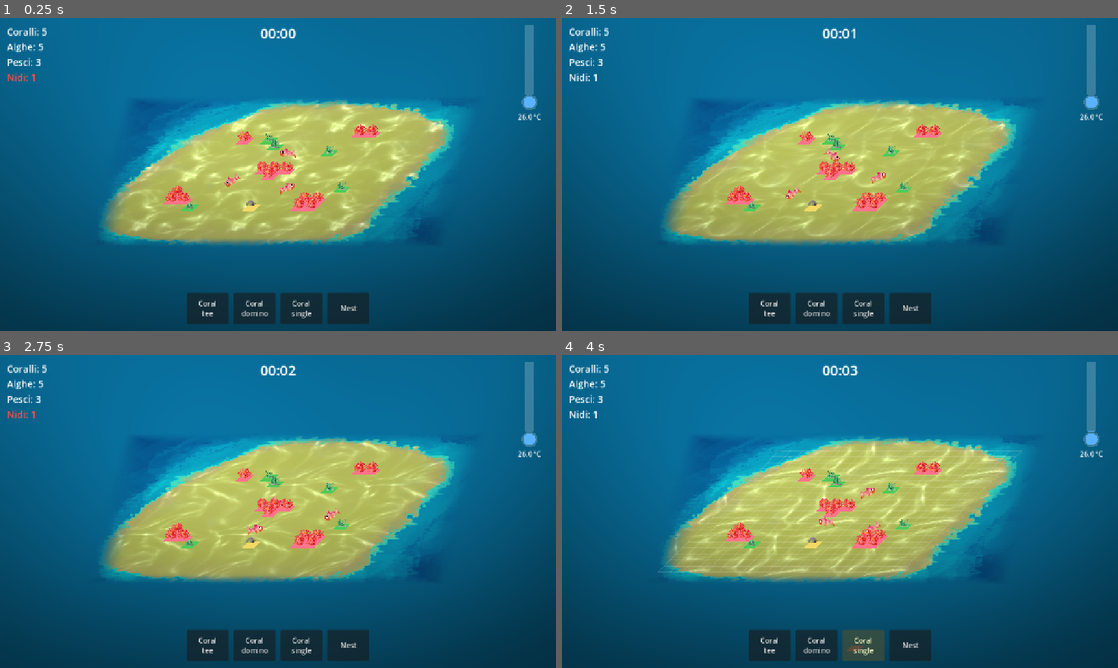
Above: before the commit, frames 1-4 (two rows, left to right).
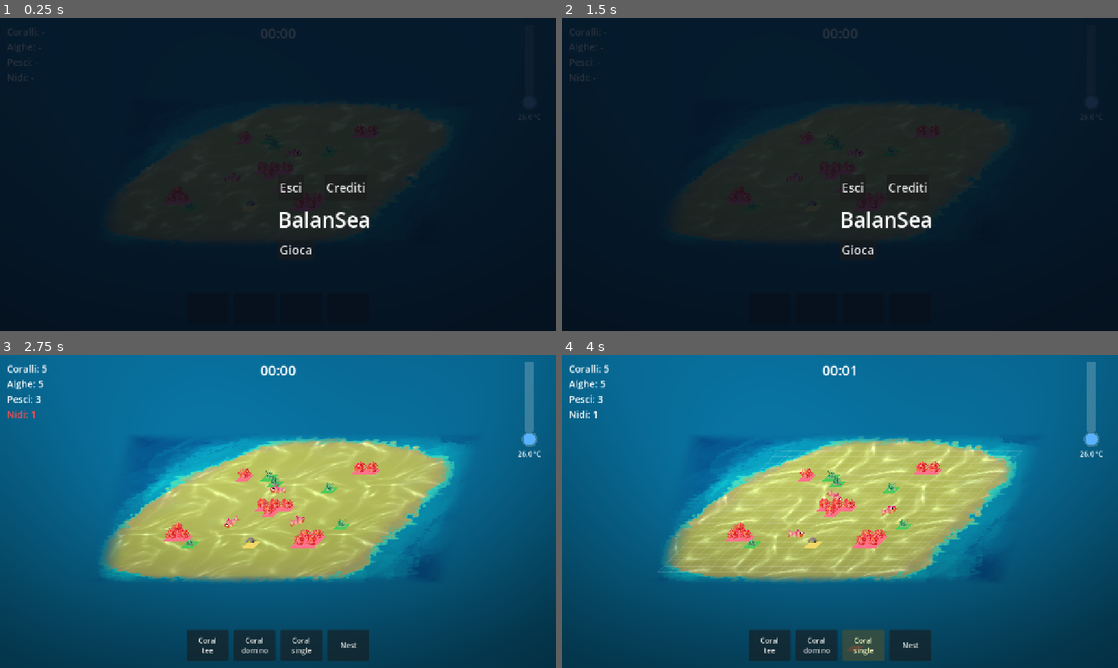
Above: after the commit, the same moments.

Repository: TakFog/rgj2026
Game: Godot game, scene res://main/main.tscn
The game is run twice, just before and just after one commit, with the same random seed, the same clock (stepped at 60 frames per second) and the same inputs.
Inputs (mouse positions are in pixels of both pictures, inside the frame that each line leads up to):
- Up to frame 1 (0.25 s): no input
- Up to frame 2 (1.5 s): click (906, 187) at 0.5 s, where only the run after the commit has a clickable "Crediti"; click (840, 224) at 1.25 s, where only the run after the commit has a clickable "Indietro"
- Up to frame 3 (2.75 s): click (294, 586) at 2 s, where only the run after the commit has a clickable "Gioca"
- Up to frame 4 (4 s): click "Coral single" at 2.75 s; click "Coral single" at 3.5 s

The runs differ from the first frame. In frame 1, 99% of the frame differs, in the area x 0-100%, y 0-100%; in frame 2, 99%; in frame 3, 0.3%; in frame 4, 0.3%.

Commit message:
Add main menu overlay to the main scene
Title screen shown at game start: title top centre, Play under it,
Credits on the right and Exit on the left. The Exit button is hidden
in web builds (OS.has_feature("web")). Play pauses/resumes the run
through the menu overlay built in code under Game.ui, following the
GameOverScreen pattern.

Diff:
--- a/main/dev_b_systems.gd
+++ b/main/dev_b_systems.gd
@@ -6,6 +6,7 @@
 const PredatorSpawner := preload("res://systems/b_predator_spawner.gd")
 const TurtleSpawner := preload("res://systems/b_turtle_spawner.gd")
 const AudioSystem := preload("res://systems/b_audio.gd")
+const MainMenuScreen := preload("res://ui/b_main_menu.gd")
 
 
 func _ready() -> void:
@@ -51,6 +52,12 @@
 	Game.ui.add_child(game_over)
 	monitor.game_over.connect(game_over.show_result)
 
+	# Title screen: shown at game start, pauses the run until Play is pressed.
+	# MainMenuScreen opens itself from its own _ready once it is in the tree.
+	var main_menu := MainMenuScreen.new()
+	main_menu.name = "MainMenu"
+	Game.ui.add_child(main_menu)
+
 	var pause := PauseController.new()
 	pause.name = "PauseController"
 	pause.monitor = monitor
--- /dev/null
+++ b/ui/b_main_menu.gd
@@ -0,0 +1,150 @@
+class_name MainMenuScreen
+extends ColorRect
+## Main menu overlay shown at game start (GDD §9, roadmap: title screen).
+## Title top centre ("BalanSea"), Play under it, Credits bottom right,
+## Exit bottom left (Exit hidden in web builds). Works while the tree is
+## paused; clicking Play unpauses the game and hides the menu.
+
+signal play_pressed
+signal exit_pressed
+
+var _menu_panel: Control
+var _credits_panel: Control
+
+
+func _ready() -> void:
+	process_mode = Node.PROCESS_MODE_ALWAYS
+	color = Color(0.02, 0.05, 0.1, 0.85)
+	mouse_filter = Control.MOUSE_FILTER_STOP
+	set_anchors_and_offsets_preset(Control.PRESET_FULL_RECT)
+	visible = true
+
+	var center := CenterContainer.new()
+	center.set_anchors_and_offsets_preset(Control.PRESET_FULL_RECT)
+	add_child(center)
+
+	_menu_panel = _build_menu_panel()
+	center.add_child(_menu_panel)
+	_credits_panel = _build_credits_panel()
+	_credits_panel.visible = false
+	center.add_child(_credits_panel)
+
+	# Auto-open when the menu enters the tree (game start). Calling open()
+	# from DevBSystems would race: Game.ui is not in the tree yet when
+	# DevBSystems._ready runs, so _ready here hasn't fired yet.
+	open()
+
+
+func _build_menu_panel() -> Control:
+	var panel := Control.new()
+	panel.name = "MenuPanel"
+	panel.set_anchors_and_offsets_preset(Control.PRESET_FULL_RECT)
+
+	# Title top centre.
+	var title := Label.new()
+	title.text = "BalanSea"
+	title.horizontal_alignment = HORIZONTAL_ALIGNMENT_CENTER
+	title.add_theme_font_size_override("font_size", 48)
+	title.set_anchors_and_offsets_preset(Control.PRESET_TOP_WIDE)
+	title.offset_top = 70
+	panel.add_child(title)
+
+	# Play button under the title, centred.
+	var play := CenterContainer.new()
+	play.name = "PlayColumn"
+	play.set_anchors_and_offsets_preset(Control.PRESET_TOP_WIDE)
+	play.offset_top = 150
+	var play_btn := _button("Gioca")
+	play_btn.pressed.connect(_on_play_pressed)
+	play.add_child(play_btn)
+	panel.add_child(play)
+
+	# Bottom bar: Exit bottom left, Credits bottom right.
+	var bottom := Control.new()
+	bottom.name = "BottomBar"
+	bottom.set_anchors_and_offsets_preset(Control.PRESET_BOTTOM_WIDE)
+	bottom.offset_bottom = 60
+	var row := HBoxContainer.new()
+	row.add_theme_constant_override("separation", 24)
+	row.set_anchors_and_offsets_preset(Control.PRESET_FULL_RECT)
+	bottom.add_child(row)
+
+	var exit_btn := _button("Esci")
+	exit_btn.pressed.connect(_on_exit_pressed)
+	# Web builds cannot quit the host page, so the exit button is hidden there.
+	if OS.has_feature("web"):
+		exit_btn.visible = false
+	row.add_child(exit_btn)
+
+	var spacer := Control.new()
+	spacer.set_h_size_flags(Control.SIZE_EXPAND)
+	row.add_child(spacer)
+
+	var credits_btn := _button("Crediti")
+	credits_btn.pressed.connect(_on_credits_pressed)
+	row.add_child(credits_btn)
+
+	panel.add_child(bottom)
+	return panel
+
+
+func _build_credits_panel() -> Control:
+	var panel := VBoxContainer.new()
+	panel.name = "CreditsPanel"
+	panel.add_theme_constant_override("separation", 16)
+	panel.set_anchors_and_offsets_preset(Control.PRESET_TOP_WIDE)
+	panel.offset_top = 70
+
+	var credits := Label.new()
+	credits.text = "BalanSea\n\nUn gestionale di barriera corallina.\nTema del game jam: SUBIRE.\n\nRealizzato con Godot 4.7.2."
+	credits.horizontal_alignment = HORIZONTAL_ALIGNMENT_CENTER
+	credits.add_theme_font_size_override("font_size", 24)
+	panel.add_child(credits)
+
+	var back := CenterContainer.new()
+	var back_btn := _button("Indietro")
+	back_btn.pressed.connect(_on_back_pressed)
+	back.add_child(back_btn)
+	panel.add_child(back)
+
+	return panel
+
+
+func _button(text: String) -> Button:
+	var btn := Button.new()
+	btn.text = text
+	btn.add_theme_font_size_override("font_size", 28)
+	return btn
+
+
+func _on_play_pressed() -> void:
+	close()
+	play_pressed.emit()
+
+
+func _on_credits_pressed() -> void:
+	_menu_panel.visible = false
+	_credits_panel.visible = true
+
+
+func _on_back_pressed() -> void:
+	_credits_panel.visible = false
+	_menu_panel.visible = true
+
+
+func _on_exit_pressed() -> void:
+	exit_pressed.emit()
+
+
+## Show the menu and pause the game behind it. Called when the run starts.
+func open() -> void:
+	visible = true
+	_credits_panel.visible = false
+	_menu_panel.visible = true
+	get_tree().paused = true
+
+
+## Hide the menu and resume the game.
+func close() -> void:
+	visible = false
+	get_tree().paused = false
Not shown, added: ui/b_main_menu.gd.uid
